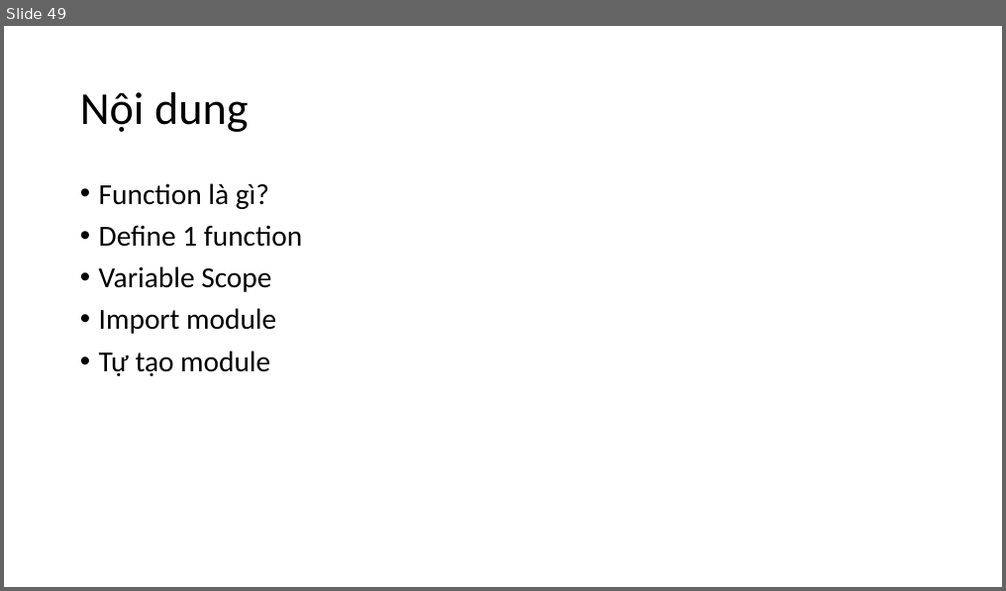
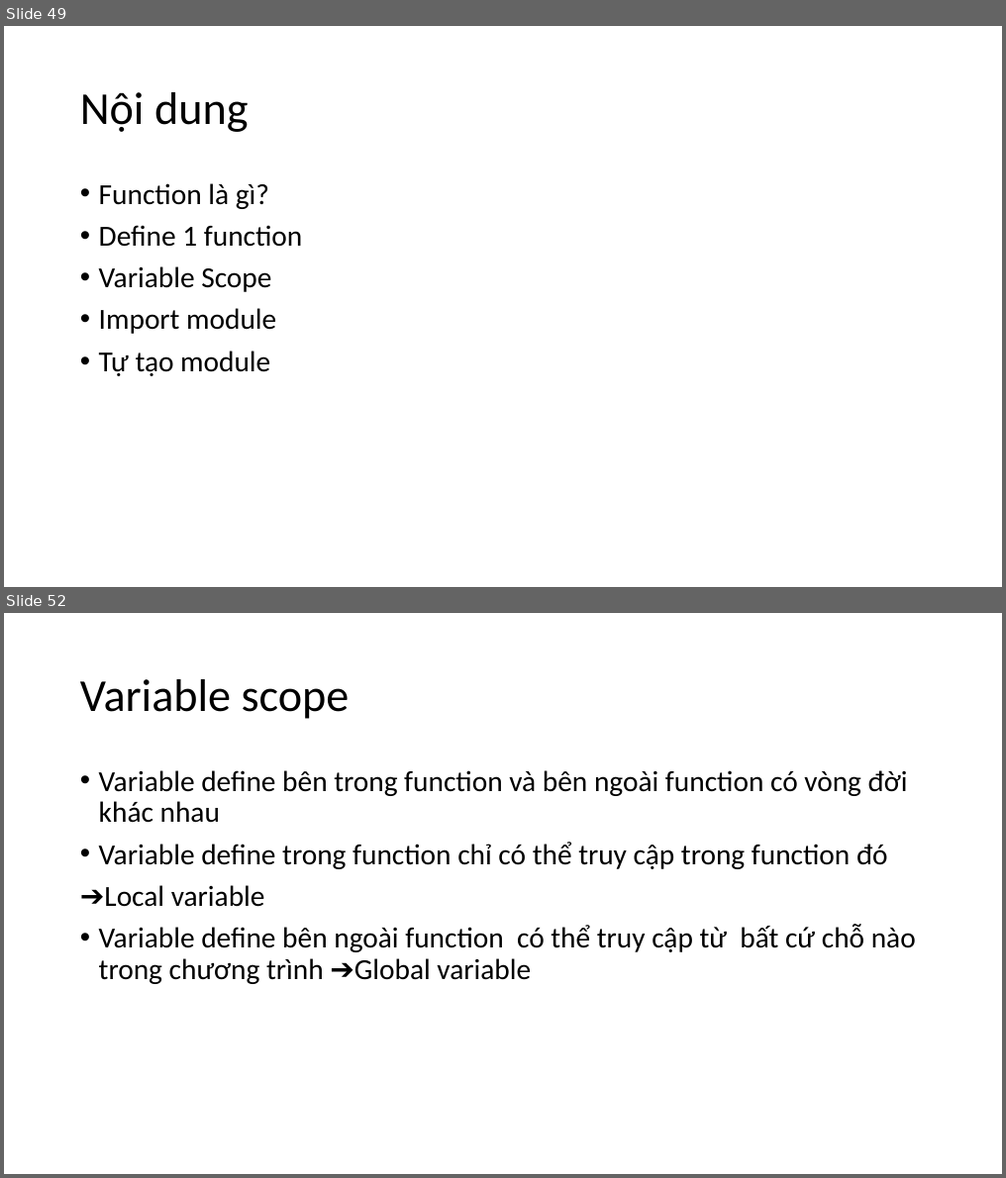
Before and after one commit to levinhhoang16/PyOpenCVCourse, a slide deck: Lecture/PythonCoban.pptx. Shown one above the other, each under a label of ours: slide 49 before the commit, slides 49 and 52 after it; the slides between them are not shown. The pictures are 1006x591 and 1006x1178 pixels, drawn with LibreOffice and Linux fonts; fonts in the diff are those of the drawing. Boxes give left, top, right and bottom in pixels: in the first picture for what was removed or moved away, otherwise in the second. Text is boxed around its words. In the diff, an @@ line names an element or a change of style, - is before the commit and + after.

Commit message:
Update lecture

```diff
--- a/Lecture/PythonCoban.pptx
+++ b/Lecture/PythonCoban.pptx
@@ slide 52 added at bbox=[4, 613, 1002, 1174], background #FFFFFF @@
@@ title added at bbox=[80, 679, 350, 719], 44 pt, text #000000 @@
+Variable scope
@@ text added at bbox=[99, 770, 916, 984], 28 pt, text #000000 @@
+• Variable define bên trong function và bên ngoài function có vòng đời khác nhau
+• Variable define trong function chỉ có thể truy cập trong function đó
+➔Local variable
+• Variable define bên ngoài function có thể truy cập từ bất cứ chỗ nào trong chương trình ➔Global variable
```
Also in this commit, not shown: 6 other slides added, 3 other files.
